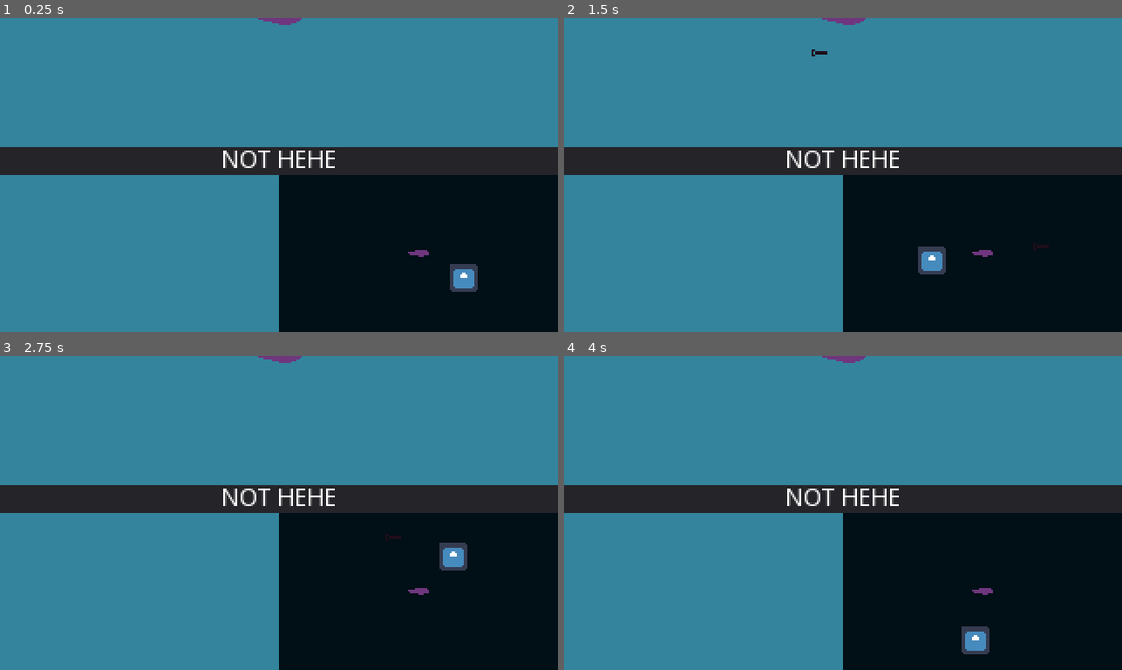
Above: before the commit, frames 1-4 (two rows, left to right).
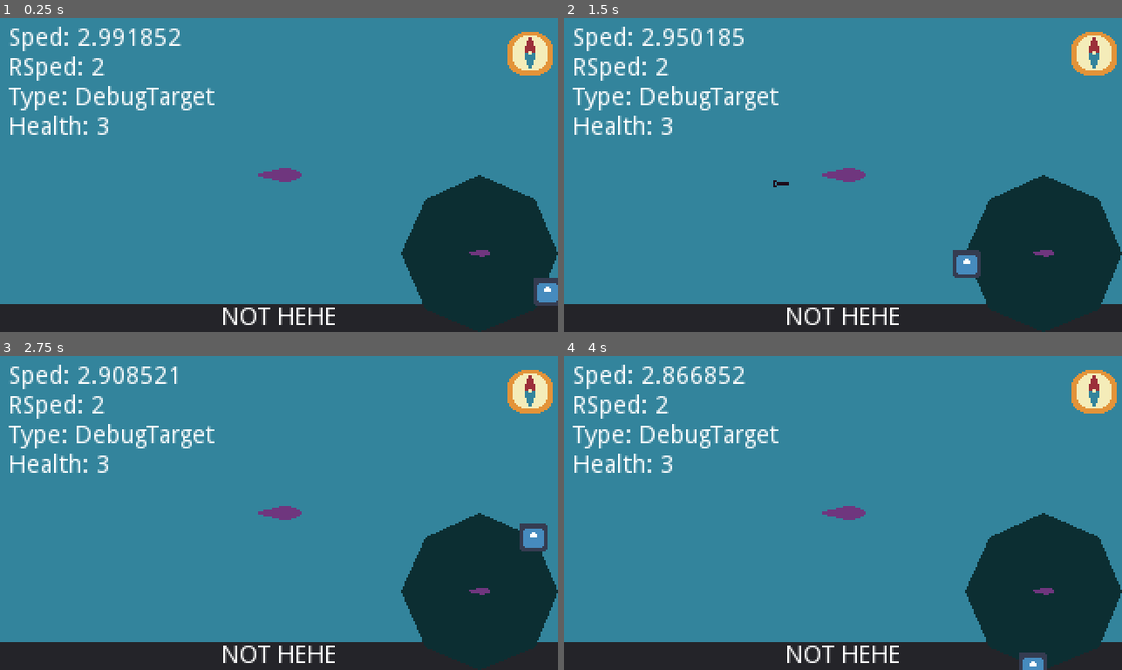
Above: after the commit, the same moments.

Repository: Scribble-Sheep/Shipgame
Game: Godot game, scene res://World.tscn
Two runs of this game, one before a commit and one after it. Both use one fixed random seed, a clock stepped at 60 frames per second and the inputs below. The engine's default icon, where the game draws it, is replaced by a stand-in: a white triangle on a blue panel in a dark square.
Inputs (mouse positions are in pixels of both pictures, inside the frame that each line leads up to):
- Up to frame 1 (0.25 s): no input
- Up to frame 2 (1.5 s): move the mouse to (965, 159) at 0.52 s; click (965, 159) at 0.6 s; move the mouse to (731, 190) at 1.27 s; click (731, 190) at 1.35 s
- Up to frame 3 (2.75 s): move the mouse to (334, 443) at 2.02 s; click (334, 443) at 2.1 s
- Up to frame 4 (4 s): move the mouse to (815, 575) at 2.77 s; click (815, 575) at 2.85 s; move the mouse to (1010, 560) at 3.52 s; click (1010, 560) at 3.6 s

The runs differ from the first frame. In frame 1, 42% of the frame differs, in the area x 0-100%, y 0-100%; in frame 2, 42%; in frame 3, 42%; in frame 4, 42%.

Commit message:
Add a "circle" background to the radar

Diff:
--- a/Code/BaseTarget.gd
+++ b/Code/BaseTarget.gd
@@ -3,7 +3,7 @@
 
 #Transforms
 var angle=0
-var radius = 60
+var radius = 90
 #Speeds
 var rotSpeed = 2
 var closingSpeed = 1
--- a/Code/TorpedoManager.gd
+++ b/Code/TorpedoManager.gd
@@ -20,6 +20,7 @@
 
 
 func _process(delta):
+
 	if (Input.is_action_just_pressed("fire")):
 		_attemptFire(torpedos, delta)
 
--- a/World.tscn
+++ b/World.tscn
@@ -11,34 +11,26 @@
 position = Vector2( 160, 90 )
 
 [node name="RadarLayer" type="CanvasLayer" parent="."]
-layer = -1
-offset = Vector2( 160, 90 )
+offset = Vector2( 195, 90 )
 scale = Vector2( 0.5, 0.5 )
-transform = Transform2D( 0.5, 0, 0, 0.5, 160, 90 )
+transform = Transform2D( 0.5, 0, 0, 0.5, 195, 90 )
 
 [node name="RadarOrigin" type="Node2D" parent="RadarLayer"]
 position = Vector2( 160, 90 )
-
-[node name="ColorRect" type="ColorRect" parent="RadarLayer/RadarOrigin"]
-modulate = Color( 0.00784314, 0.0627451, 0.0901961, 1 )
-show_behind_parent = true
-anchor_right = 1.0
-anchor_bottom = 1.0
-margin_left = -160.0
-margin_top = -90.0
-margin_right = 160.0
-margin_bottom = 90.0
-grow_horizontal = 2
-grow_vertical = 2
 
 [node name="Sprite" type="Sprite" parent="RadarLayer/RadarOrigin"]
 texture = ExtResource( 2 )
 
 [node name="DebugTarget" parent="RadarLayer/RadarOrigin" instance=ExtResource( 3 )]
-position = Vector2( 60, 0 )
+position = Vector2( 90, 0 )
+
+[node name="Polygon2D" type="Polygon2D" parent="RadarLayer/RadarOrigin"]
+z_index = -1
+z_as_relative = false
+color = Color( 0.0509804, 0.184314, 0.2, 1 )
+polygon = PoolVector2Array( 0, -90, 63, -63, 90, 0, 63, 63, 0, 90, -63, 63, -90, 0, -63, -63 )
 
 [node name="MainCamera" type="Camera2D" parent="."]
-position = Vector2( 0, 90 )
 offset = Vector2( -160, -90 )
 anchor_mode = 0
 current = true
@@ -47,7 +39,7 @@
 
 [node name="TorpedoManager" type="Node2D" parent="."]
 script = ExtResource( 4 )
-speed = 200
+speed = 300
 
 [node name="WorldGuiHolder" type="Node2D" parent="."]
 position = Vector2( -160, -90 )
